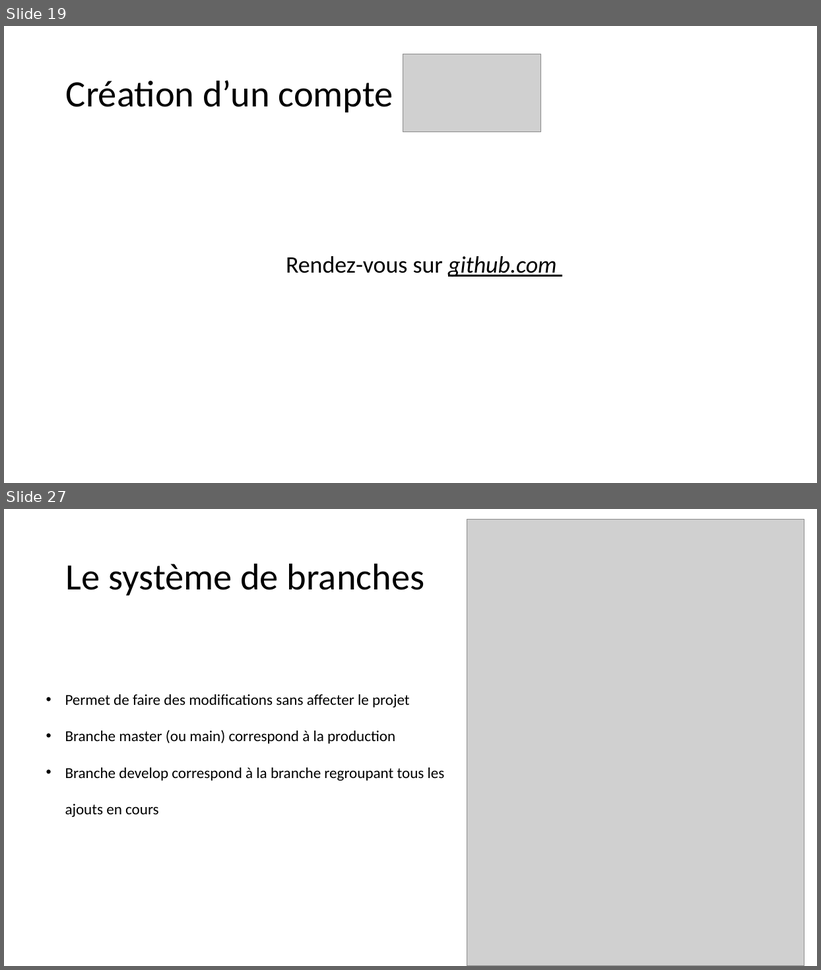
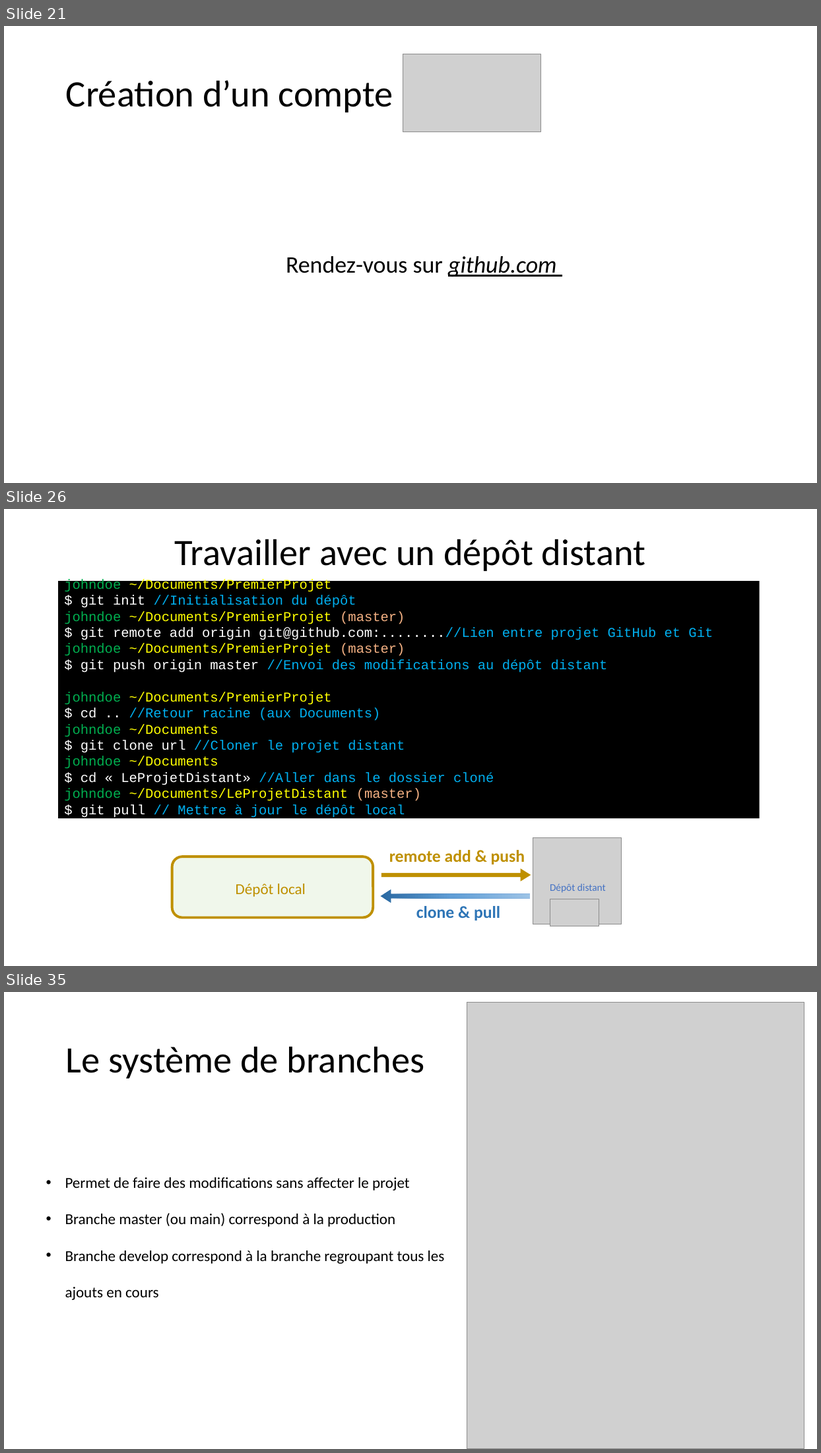
Before and after one commit to BenRobert38/BUT3-GIT-2025, a slide deck: Cours/BUT3-Cours1.pptx. Shown one above the other, each under a label of ours: slides 19 and 27 before the commit, slides 21, 26 and 35 after it; the slides between them are not shown. The pictures are 821x970 and 821x1453 pixels, drawn with LibreOffice and Linux fonts; fonts in the diff are those of the drawing; grey boxes stand for pictures. Boxes give left, top, right and bottom in pixels: in the first picture for what was removed or moved away, otherwise in the second. Text is boxed around its words. In the diff, an @@ line names an element or a change of style, - is before the commit and + after.

```diff
--- a/Cours/BUT3-Cours1.pptx
+++ b/Cours/BUT3-Cours1.pptx
@@ slide 26 added at [4, 509, 817, 966], background #FFFFFF @@
@@ title added at [175, 539, 646, 571], 44 pt, text #000000 @@
+Travailler avec un dépôt distant
@@ text added at [58, 581, 760, 824], fill #000000, 16 pt, text #00B0F0 @@
+johndoe ~/Documents/PremierProjet
+$ git init //Initialisation du dépôt
+johndoe ~/Documents/PremierProjet (master)
+$ git remote add origin git@github.com:........//Lien entre projet GitHub et Git
+johndoe ~/Documents/PremierProjet (master)
+$ git push origin master //Envoi des modifications au dépôt distant
+johndoe ~/Documents/PremierProjet
+$ cd .. //Retour racine (aux Documents)
+johndoe ~/Documents
+$ git clone url //Cloner le projet distant
+johndoe ~/Documents
+$ cd « LeProjetDistant» //Aller dans le dossier cloné
+johndoe ~/Documents/LeProjetDistant (master)
+$ git pull // Mettre à jour le dépôt local
@@ picture added at [533, 838, 622, 925] @@
@@ rounded rectangle added at [172, 857, 374, 918], fill #E2F0D9 at 50% opacity, outline #BF9000 3 pt @@
@@ text added at [389, 850, 525, 865], 20 pt, text #BF9000, bold @@
+remote add & push
@@ text added at [236, 884, 306, 897], 18 pt, text #BF9000 @@
+Dépôt local
@@ down arrow added at [382, 869, 531, 882], fill #BF9000 @@
@@ text added at [550, 884, 606, 893], 12 pt, text #4472C4 @@
+Dépôt distant
@@ down arrow added at [380, 890, 530, 903], fill gradient #2A69A2 to #609ED6 to #9DC3E6 @@
@@ picture added at [550, 900, 599, 926] @@
@@ text added at [416, 906, 500, 921], 20 pt, text #2E75B6, bold @@
+clone & pull
@@ what was slide 19 is now slide 21 @@
@@ what was slide 27 is now slide 35 @@
```
Also in this commit, not shown: 24 slides changed, 22 other slides added, 1 other file.
